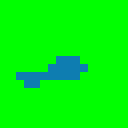
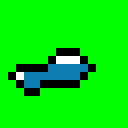
Comparing the layer stacks of the two 128 x 128 images. Changes:
painted on "Pasted Layer" over [8, 48, 96, 96]
